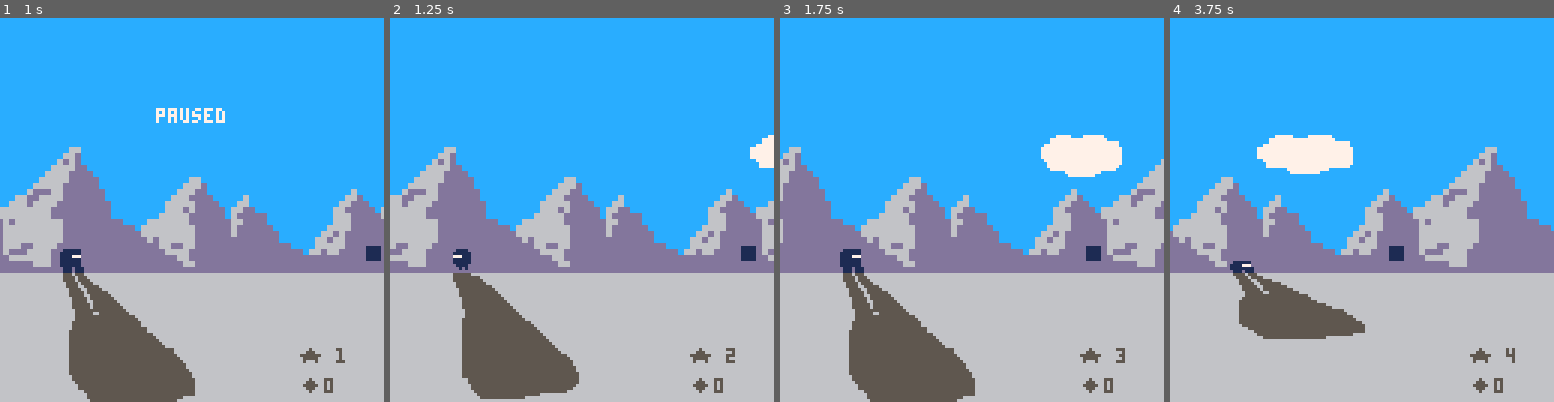
Above: before the commit, frames 1-4 (left to right).
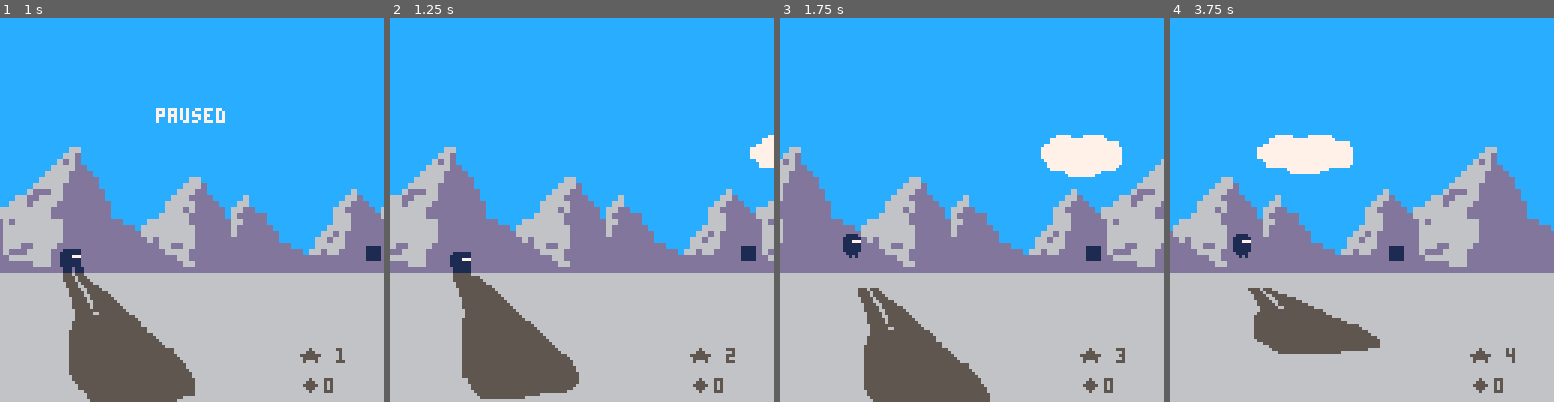
Above: after the commit, the same moments.

Repository: oliverruoff/Pico-Dodge
Game: PICO-8 cartridge pico-dodge.p8
Same seed, same stepped clock (60 frames per second), same inputs: the game is played once before the commit and once after it.
Inputs:
- Up to frame 1 (1 s): tap X (X key) at 0.33 s; tap O (Z key) at 0.7 s
- Up to frame 2 (1.25 s): tap X (X key) at 1.07 s
- Up to frame 3 (1.75 s): tap O (Z key) at 1.7 s
- Up to frame 4 (3.75 s): tap X (X key) at 1.85, 2.97 s; tap O (Z key) every 0.4 s from 2.1 to 3.7 s; hold Up 2.15-2.42 s; hold Down from 3.63 s (still down)

Frame 1 is identical in both runs. In frame 2, 0.2% of the frame differs, in the area x 15-22%, y 60-67%; in frame 3, 2.2%; in frame 4, 2.8%, in the area x 15-55%, y 56-88%.

Commit message:
fix jump+pause bug

Diff:
--- a/pico-dodge.p8
+++ b/pico-dodge.p8
@@ -63,12 +63,12 @@
 
 			 -- checking button presses
 		  -- up button pressed
-				if (btn(⬆️) or btn(❎)) then
+				if (btn(⬆️) or btn(🅾️)) then
 						up_pressed()
 				-- no button pressed
 				elseif btn(⬆️) == false and
 											btn(⬇️) == false and
-											btn(❎) == false then
+											btn(🅾️) == false then
 				  no_pressed()
 				-- down pressed
 				elseif btn(⬇️) then
Not shown, changed: the thumbnail (__label__) section of pico-dodge.p8
Not shown, changed: README.md
Not shown, changed: pico-dodge.p8.html
Not shown, changed: pico-dodge.p8.js
Not shown, changed: pico-dodge.p8.png
